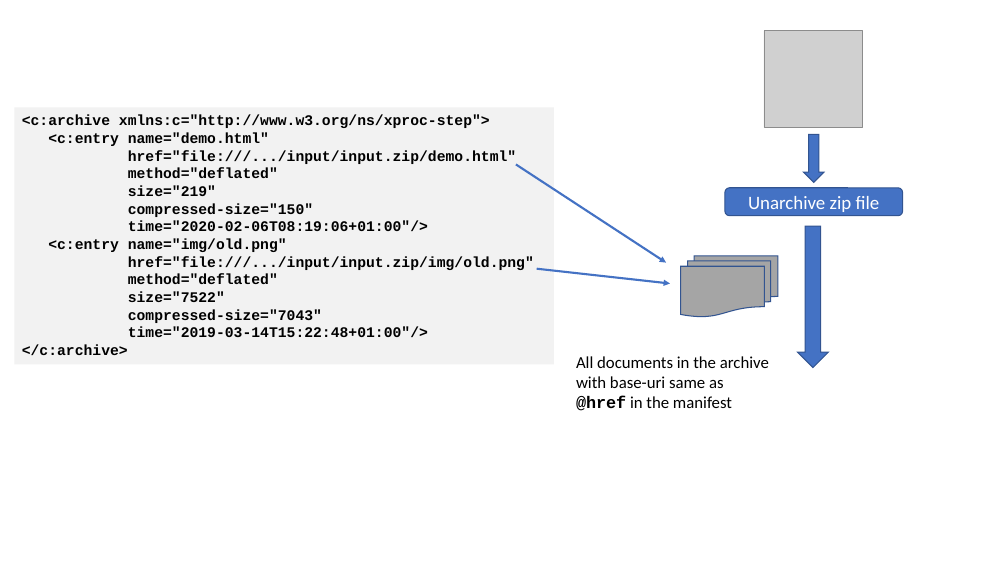
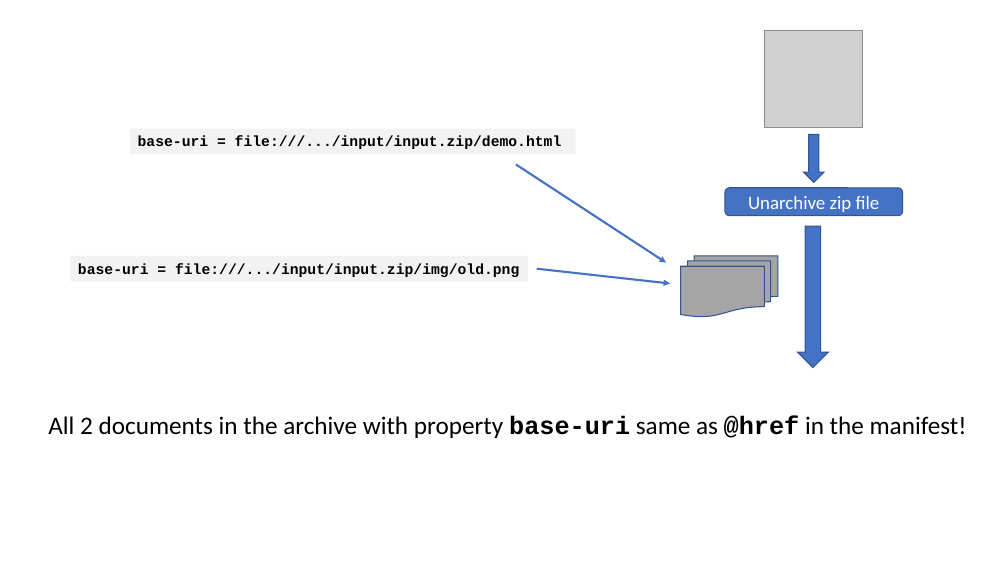
Before and after one commit to xatapult/working-with-zip-demo-prague-2020, a slide deck: slide 6 of presentation/Prague-2020-working-with-zip.pptx. Drawn at 1008x567 pixels with LibreOffice and Linux fonts; fonts in the diff are those of the drawing; grey boxes stand for pictures; background and template pictures are left out. Boxes give left, top, right and bottom in pixels: in the first picture for what was removed or moved away, otherwise in the second. Text is boxed around its words. In the diff, an @@ line names an element or a change of style, - is before the commit and + after.

```diff
--- a/presentation/Prague-2020-working-with-zip.pptx
+++ b/presentation/Prague-2020-working-with-zip.pptx
@@ rectangle "base-uri = file:///.../input/input.zip/demo.html": place and size @@
-rectangle "base-uri = file:///.../input/input.zip/demo.html" at [14,107,554,364]
+rectangle "base-uri = file:///.../input/input.zip/demo.html" at [130,129,575,154]
@@ text in rectangle at [138,136,562,149]: text changed @@
-<c:archive xmlns:c="http://www.w3.org/ns/xproc-step">
-<c:entry name="demo.html"
-href="file:///.../input/input.zip/demo.html"
-method="deflated"
-size="219"
-compressed-size="150"
-time="2020-02-06T08:19:06+01:00"/>
-<c:entry name="img/old.png"
-href="file:///.../input/input.zip/img/old.png"
-method="deflated"
-size="7522"
-compressed-size="7043"
-time="2019-03-14T15:22:48+01:00"/>
-</c:archive>
+base-uri = file:///.../input/input.zip/demo.html
@@ rectangle added at [70,256,528,282], fill #F2F2F2, 14 pt, text #000000, bold @@
+base-uri = file:///.../input/input.zip/img/old.png
@@ text at [48,415,967,438]: text changed; size 16 to 24 pt @@
-All documents in the archive with base-uri same as @href in the manifest
+All 2 documents in the archive with property base-uri same as @href in the manifest!
```
Also in this commit, not shown: 6 other slides changed, 2 other files.
